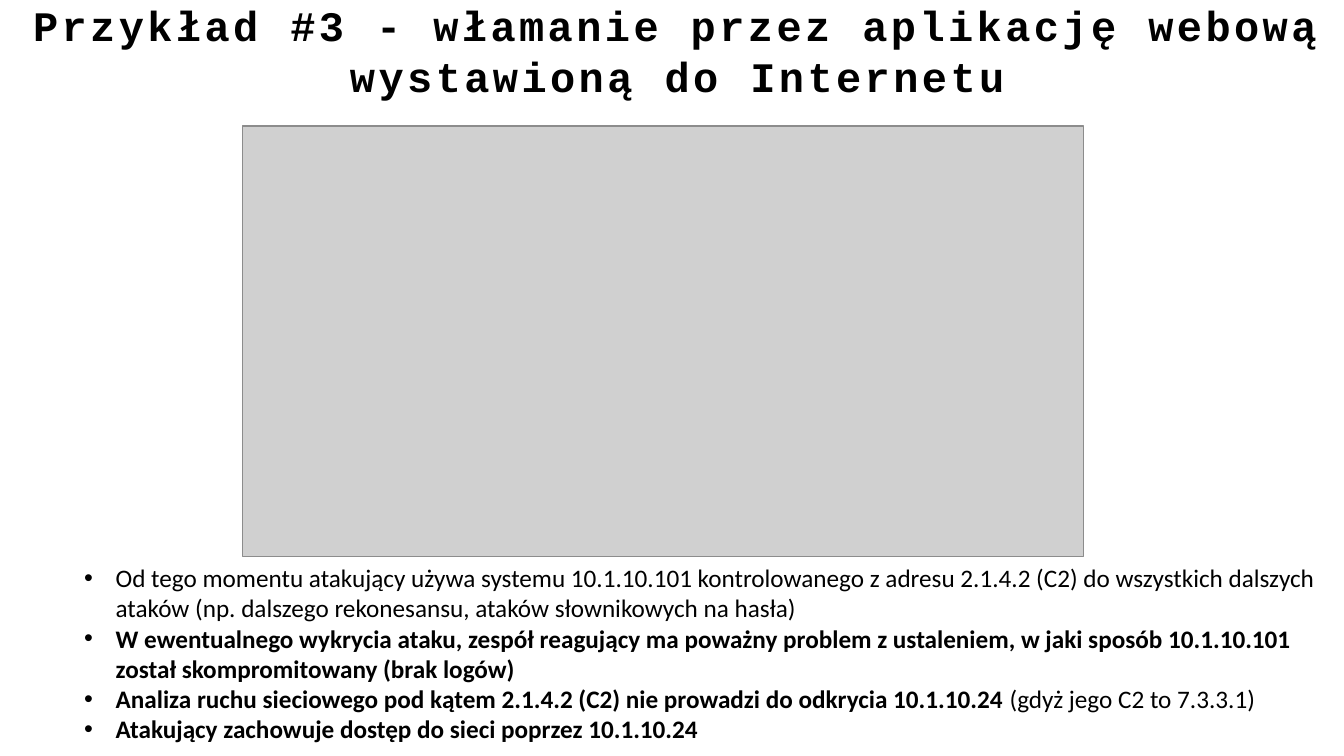
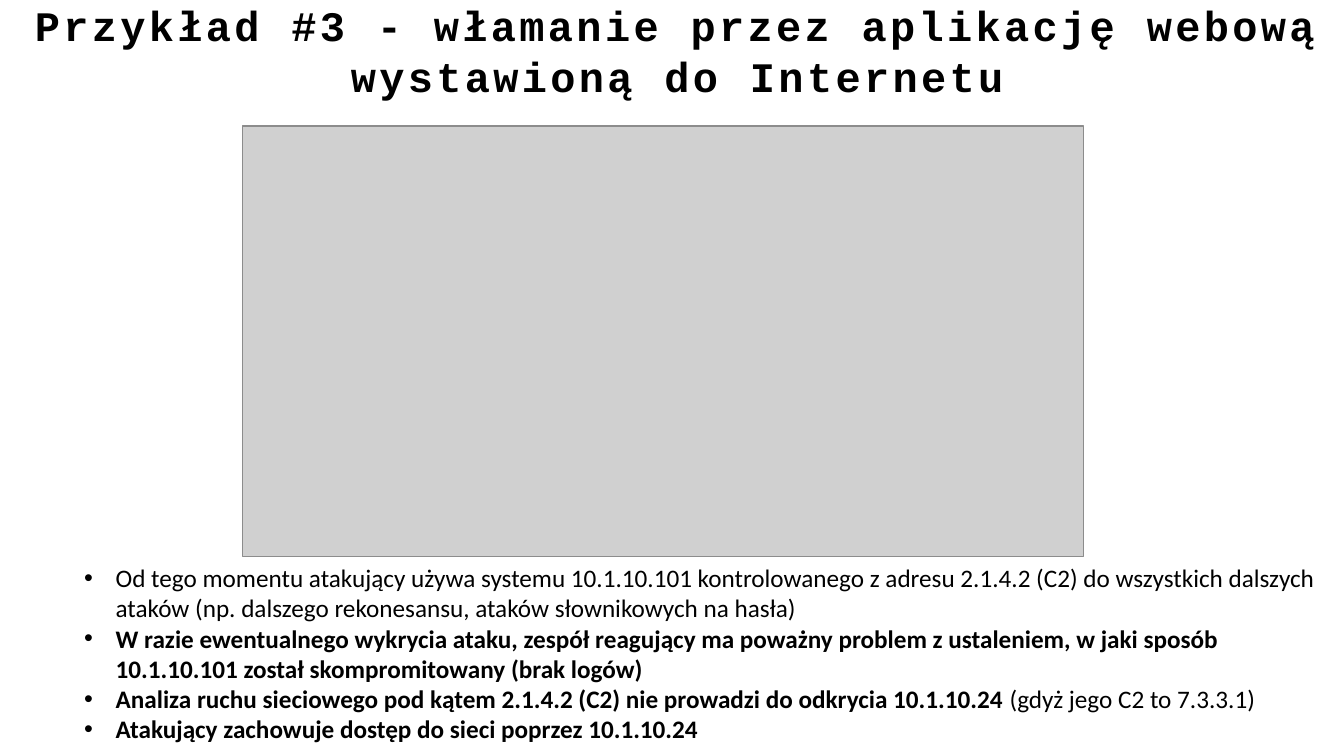
Before and after one commit to ewilded/DFIR, a slide deck: slide 44 of 6_Reagowanie_na_incydenty.pptx. Drawn at 1344x756 pixels with LibreOffice and Linux fonts; fonts in the diff are those of the drawing; grey boxes stand for pictures. Boxes give left, top, right and bottom in pixels: in the first picture for what was removed or moved away, otherwise in the second. Text is boxed around its words. In the diff, an @@ line names an element or a change of style, - is before the commit and + after.

```diff
--- a/6_Reagowanie_na_incydenty.pptx
+++ b/6_Reagowanie_na_incydenty.pptx
@@ text "Przykład #3 - włamanie przez ..." at box(35, 11, 1315, 101): letter spacing 2.5 to 2.4 pt @@
@@ text at box(116, 630, 1218, 683): text changed @@
-• W ewentualnego wykrycia ataku, zespół reagujący ma poważny problem z ustaleniem, w jaki sposób 10.1.10.101 został skompromitowany (brak logów)
+• W razie ewentualnego wykrycia ataku, zespół reagujący ma poważny problem z ustaleniem, w jaki sposób 10.1.10.101 został skompromitowany (brak logów)
```
Also in this commit, not shown: 43 other slides changed, 2 other files.
